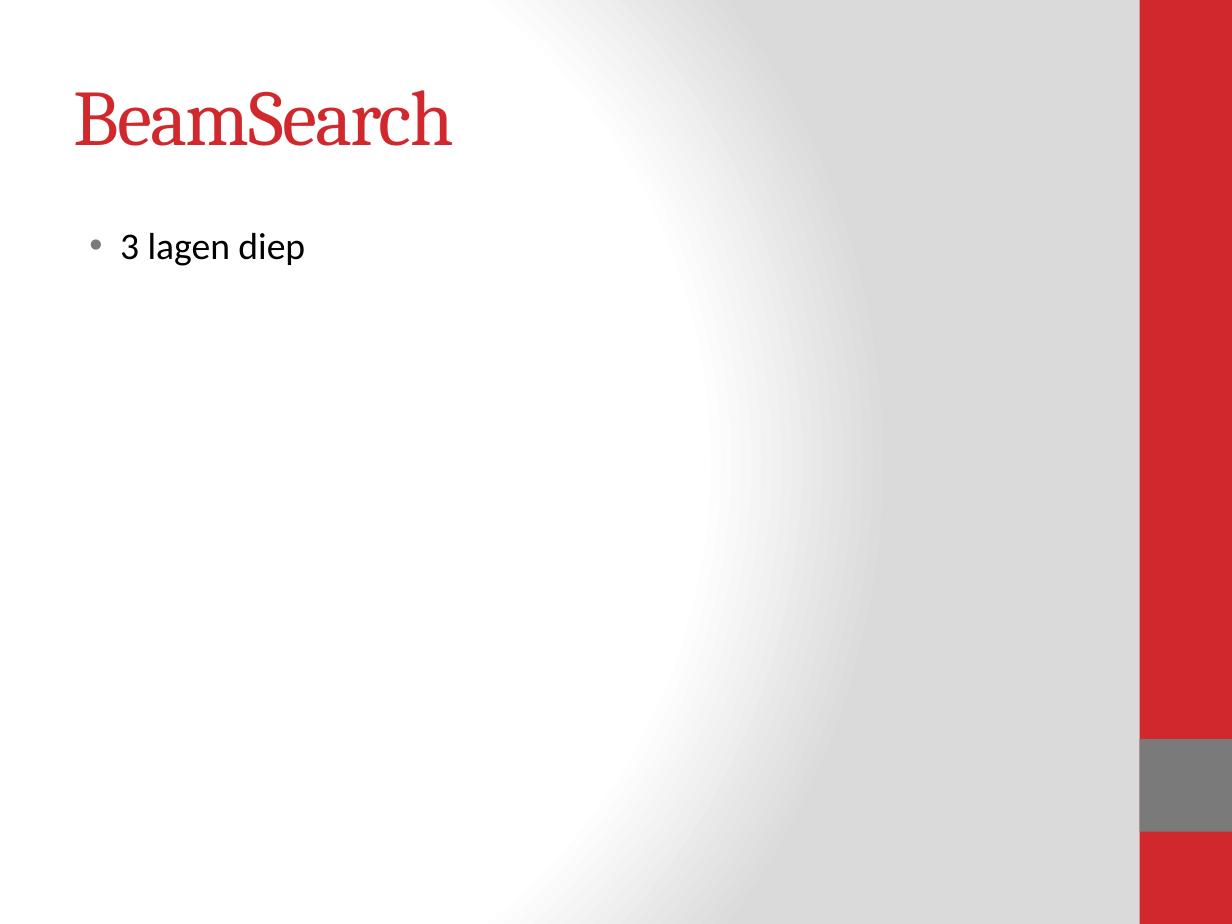
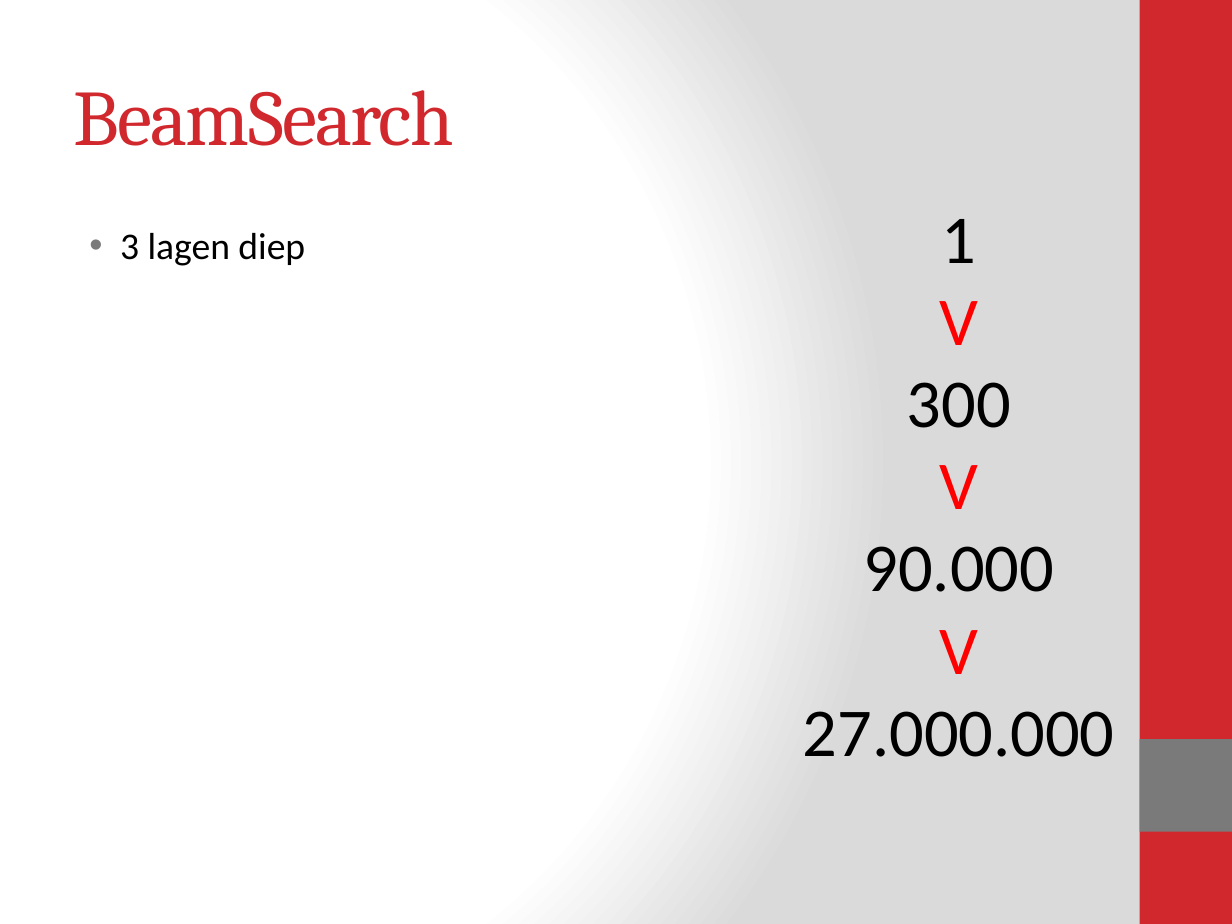
Before and after one commit to Blomr/Fruitvliegen, a slide deck: slide 9 of Fruitvliegen_Presentatie.pptx. Drawn at 1232x924 pixels with LibreOffice and Linux fonts; fonts in the diff are those of the drawing. Boxes give left, top, right and bottom in pixels: in the first picture for what was removed or moved away, otherwise in the second. Text is boxed around its words. In the diff, an @@ line names an element or a change of style, - is before the commit and + after.

```diff
--- a/Fruitvliegen_Presentatie.pptx
+++ b/Fruitvliegen_Presentatie.pptx
@@ text added at (x1=803, y1=219, x2=1115, y2=757), 40 pt, text #000000 @@
+1
+V
+300
+V
+90.000
+V
+27.000.000
```
Also in this commit, not shown: 1 other slide changed, 1 slide added, 4 other files.
